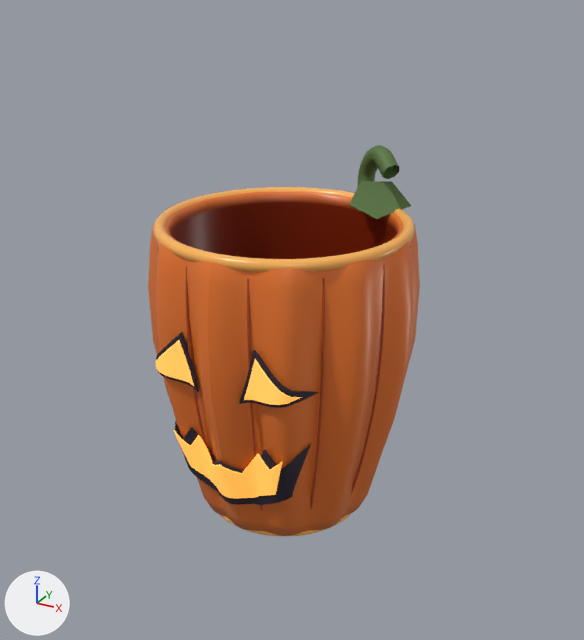
The glTF model assets/models/pumpkin.glb as it was, and as the next commit left it.
One viewpoint serves both versions: a 50 mm camera at (0.144, -0.255, 0.148) aimed at (0.004, 0.0, 0.021). Every picture has the same lights, and +X, +Y and +Z are marked at lower left. The picture after the commit comes second.

Before the edit, the objects in view are built like this:
```python
ob_carved_recess_0 = bpy.data.objects.new('Carved recess 0', me_mesh_3)
ob_carved_recess_0.parent = ob_pumpky_pumpkin_cup
ob_carved_recess_0.location = (0.0, 0.0, 0.0)
ob_carved_recess_1 = bpy.data.objects.new('Carved recess 1', me_mesh_5)
ob_carved_recess_1.parent = ob_pumpky_pumpkin_cup
ob_carved_recess_1.location = (0.0, 0.0, 0.0)
ob_carved_recess_2 = bpy.data.objects.new('Carved recess 2', me_mesh_7)
ob_carved_recess_2.parent = ob_pumpky_pumpkin_cup
ob_carved_recess_2.location = (0.0, 0.0, 0.0)
ob_curled_stem = bpy.data.objects.new('Curled stem', me_mesh_9)
ob_curled_stem.parent = ob_pumpky_pumpkin_cup
ob_curled_stem.location = (0.0, 0.0, 0.0)
ob_foot_ring = bpy.data.objects.new('Foot ring', me_mesh_2)
ob_foot_ring.parent = ob_pumpky_pumpkin_cup
ob_foot_ring.location = (0.0, 0.0, -0.0575)
ob_foot_ring.rotation_euler = (1.571, 0.0, 0.0)  # degrees (90, 0, 0)
ob_hollow_sculpted_cup = bpy.data.objects.new('Hollow sculpted cup', me_mesh_0)
ob_hollow_sculpted_cup.parent = ob_pumpky_pumpkin_cup
ob_hollow_sculpted_cup.location = (0.0, 0.0, 0.0)
ob_rounded_opening = bpy.data.objects.new('Rounded opening', me_mesh_1)
ob_rounded_opening.parent = ob_pumpky_pumpkin_cup
ob_rounded_opening.location = (0.0, 0.0, 0.0595)
ob_rounded_opening.rotation_euler = (1.571, 0.0, 0.0)  # degrees (90, 0, 0)
ob_warm_carved_inset_0 = bpy.data.objects.new('Warm carved inset 0', me_mesh_4)
ob_warm_carved_inset_0.parent = ob_pumpky_pumpkin_cup
ob_warm_carved_inset_0.location = (0.0, 0.0, 0.0)
ob_warm_carved_inset_1 = bpy.data.objects.new('Warm carved inset 1', me_mesh_6)
ob_warm_carved_inset_1.parent = ob_pumpky_pumpkin_cup
ob_warm_carved_inset_1.location = (0.0, 0.0, 0.0)
# also in view: 'Stem leaf' at (0.025, 0.032, 0.064); 'Warm carved inset 2' at (0.0, -0.044, -0.024)
```
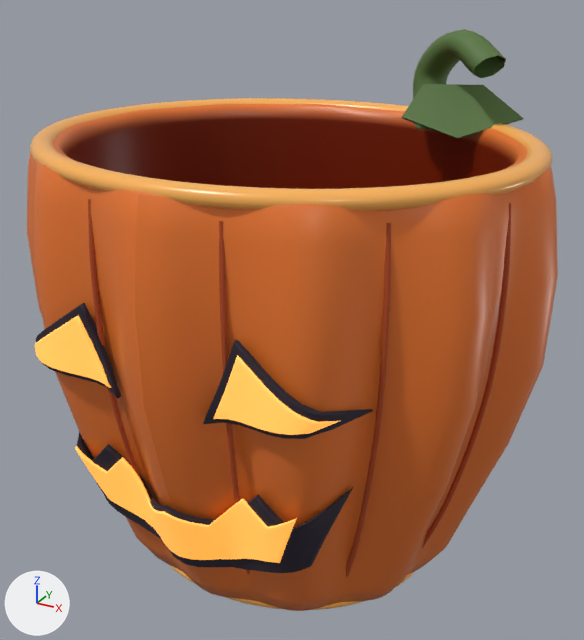
Changed parts and their boxes (x1, y1, x2, y2) in the pictures (584 x 640 px):
'Hollow sculpted cup', moved
    before: (148, 191, 420, 536)
    after: (27, 104, 558, 611)
'Rounded opening', moved
    before: (153, 187, 415, 272)
    after: (30, 98, 553, 211)
'Warm carved inset 2', moved
    before: (174, 430, 283, 499)
    after: (75, 446, 297, 563)
'Carved recess 2', moved
    before: (175, 422, 311, 505)
    after: (77, 432, 354, 573)
'Stem leaf', moved
    before: (349, 181, 411, 220)
    after: (402, 84, 524, 139)
'Curled stem', moved
    before: (358, 145, 399, 211)
    after: (413, 29, 506, 130)
'Warm carved inset 1', moved
    before: (244, 359, 302, 405)
    after: (213, 355, 339, 435)
'Warm carved inset 0', moved
    before: (155, 340, 194, 386)
    after: (35, 316, 111, 388)
'Carved recess 1', moved
    before: (239, 350, 318, 408)
    after: (203, 340, 373, 439)
'Pumpkin groove 1', moved
    before: (310, 278, 325, 510)
    after: (346, 223, 391, 578)
'Pumpkin groove 2', moved
    before: (351, 265, 385, 495)
    after: (422, 203, 511, 549)
'Carved recess 0', moved
    before: (156, 332, 199, 392)
    after: (36, 303, 121, 398)
'Pumpkin groove 0', moved
    before: (247, 279, 262, 511)
    after: (219, 221, 250, 575)
'Pumpkin groove 11', moved
    before: (186, 266, 221, 497)
    after: (88, 199, 140, 477)
'Foot ring', moved (mostly hidden)
    before: (219, 512, 353, 536)
    after: (168, 564, 415, 610)

The change in detail:
In object 'Hollow sculpted cup' (ob_hollow_sculpted_cup), parent goes from ob_pumpky_pumpkin_cup to ob_pumpky_pumpkin_basket.
In object 'Rounded opening' (ob_rounded_opening), parent goes from ob_pumpky_pumpkin_cup to ob_pumpky_pumpkin_basket.
In object 'Foot ring' (ob_foot_ring), parent goes from ob_pumpky_pumpkin_cup to ob_pumpky_pumpkin_basket.
In object 'Carved recess 0' (ob_carved_recess_0), parent goes from ob_pumpky_pumpkin_cup to ob_pumpky_pumpkin_basket.
In object 'Warm carved inset 0' (ob_warm_carved_inset_0), parent goes from ob_pumpky_pumpkin_cup to ob_pumpky_pumpkin_basket.
In object 'Carved recess 1' (ob_carved_recess_1), parent goes from ob_pumpky_pumpkin_cup to ob_pumpky_pumpkin_basket.
In object 'Warm carved inset 1' (ob_warm_carved_inset_1), parent goes from ob_pumpky_pumpkin_cup to ob_pumpky_pumpkin_basket.
In object 'Carved recess 2' (ob_carved_recess_2), parent goes from ob_pumpky_pumpkin_cup to ob_pumpky_pumpkin_basket.
In object 'Warm carved inset 2' (ob_warm_carved_inset_2), parent goes from ob_pumpky_pumpkin_cup to ob_pumpky_pumpkin_basket.
In object 'Curled stem' (ob_curled_stem), parent goes from ob_pumpky_pumpkin_cup to ob_pumpky_pumpkin_basket.
In object 'Stem leaf' (ob_stem_leaf), parent goes from ob_pumpky_pumpkin_cup to ob_pumpky_pumpkin_basket.
In object 'Pumpkin groove 0' (ob_pumpkin_groove_0), parent goes from ob_pumpky_pumpkin_cup to ob_pumpky_pumpkin_basket.
In object 'Pumpkin groove 1' (ob_pumpkin_groove_1), parent goes from ob_pumpky_pumpkin_cup to ob_pumpky_pumpkin_basket.
In object 'Pumpkin groove 2' (ob_pumpkin_groove_2), parent goes from ob_pumpky_pumpkin_cup to ob_pumpky_pumpkin_basket.
In object 'Pumpkin groove 3' (ob_pumpkin_groove_3), parent goes from ob_pumpky_pumpkin_cup to ob_pumpky_pumpkin_basket.
In object 'Pumpkin groove 11' (ob_pumpkin_groove_11), parent goes from ob_pumpky_pumpkin_cup to ob_pumpky_pumpkin_basket.
Object 'Pumpky_pumpkin_basket' (ob_pumpky_pumpkin_basket) is new.
Its location is (0.0, 0.0, 0.008).
Its scale is (1.92, 1.68, 1.39).
